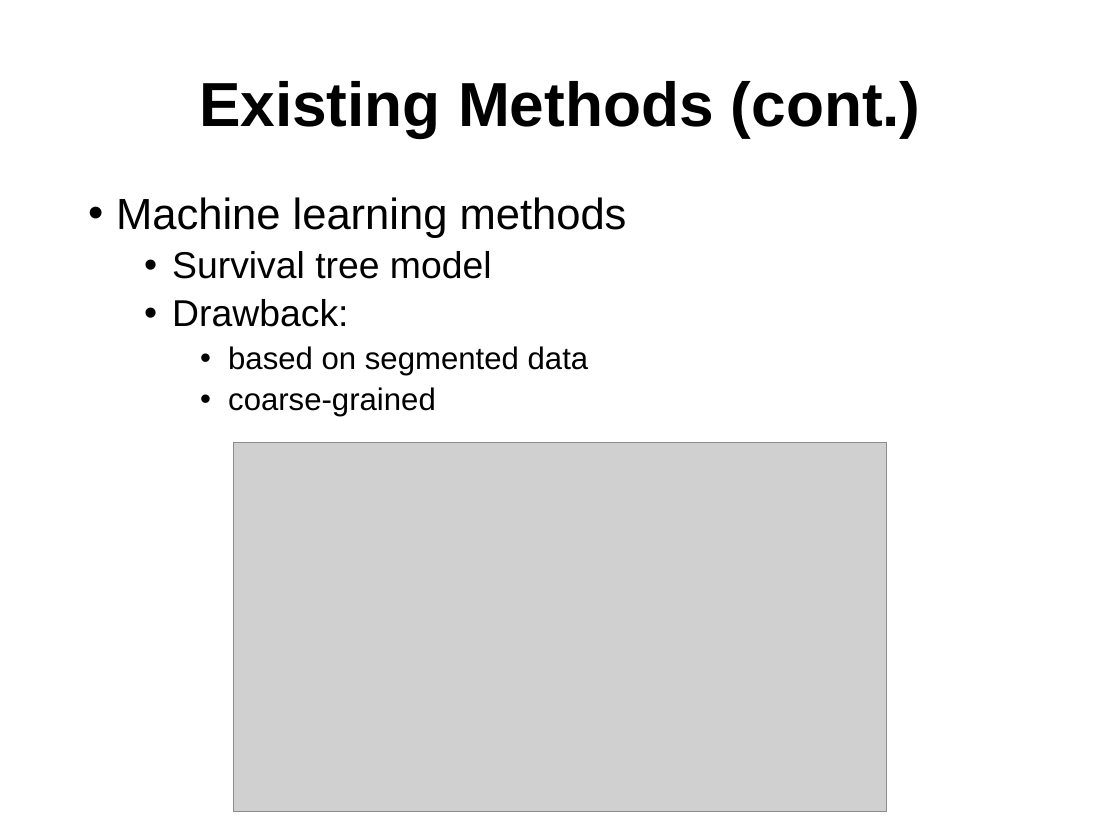
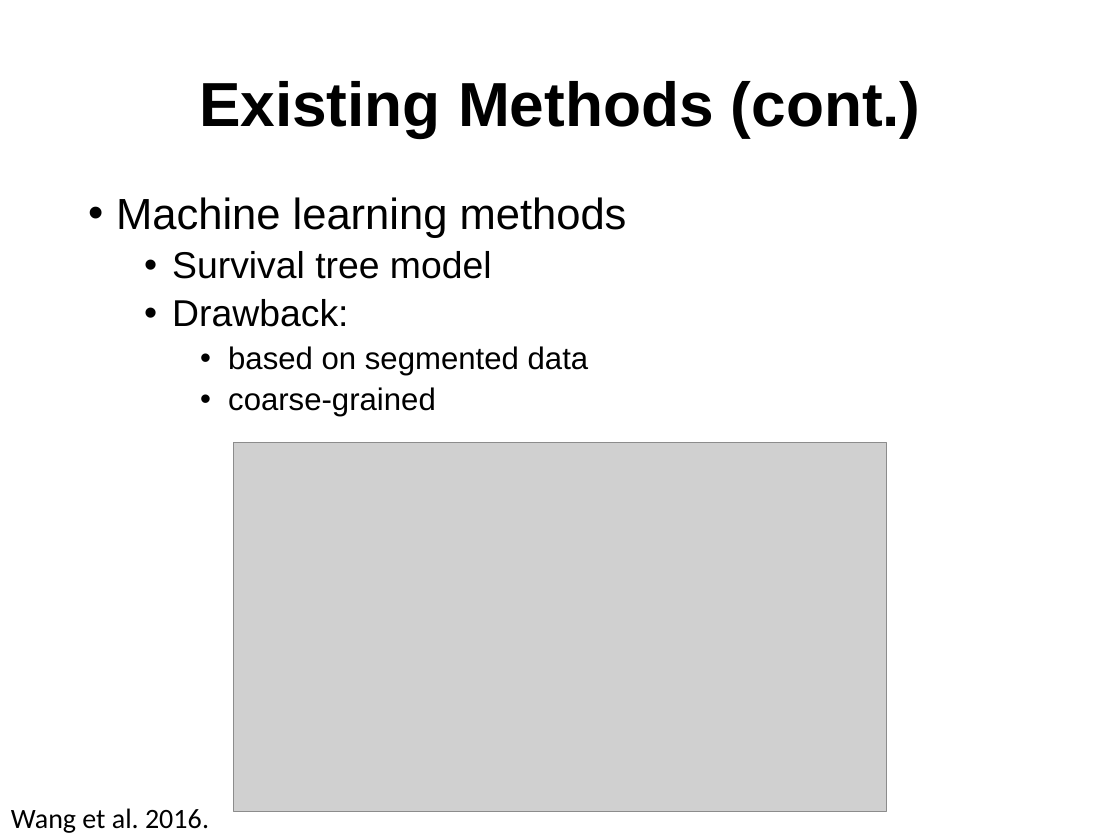
Before and after one commit to rk2900/DRSA, a slide deck: slide 12 of deep-recurrent-survival-analysis.pptx. Drawn at 1120x840 pixels with LibreOffice and Linux fonts; fonts in the diff are those of the drawing; grey boxes stand for pictures; background and template pictures are left out. Boxes give left, top, right and bottom in pixels: in the first picture for what was removed or moved away, otherwise in the second. Text is boxed around its words. In the diff, an @@ line names an element or a change of style, - is before the commit and + after.

```diff
--- a/deep-recurrent-survival-analysis.pptx
+++ b/deep-recurrent-survival-analysis.pptx
@@ text added at (11, 808, 209, 833), 18 pt, text #000000 @@
+Wang et al. 2016.
```
Also in this commit, not shown: 7 other slides changed.
